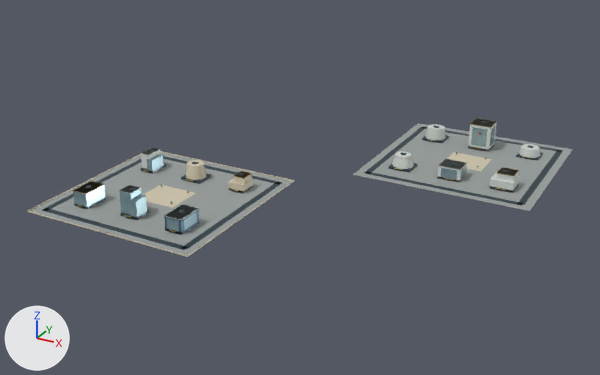
Before and after pictures for a commit that changed the glTF model web/public/assets/3d/ampliworld/GC-CITY-2030/GC-TILE-02-25.glb.
Both versions are drawn from a camera (50 mm lens) standing at (-7341.0, -11291.0, 615.0) and looking at (-8031.0, -10037.0, -12.0). The lights are fixed; the arrows at lower left show +X, +Y and +Z. The picture after the commit comes second. Where no turn or scale is listed for an object, it has been applied to the vertices. Vertices at exactly the same position are counted once.

In view in the first picture: 'GC-TILE-02-25-blue', 'GC-TILE-02-25-dark', 'GC-TILE-02-25-glass', 'GC-TILE-02-25-gold', 'GC-TILE-02-25-ivory', 'GC-TILE-02-25-paving', 'GC-TILE-02-25-white'.
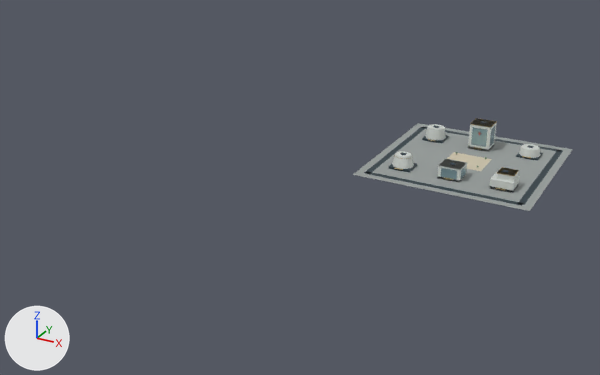
Diff of the bpy script that builds the scene:
```diff
--- a/web/public/assets/3d/ampliworld/GC-CITY-2030/GC-TILE-02-25.glb.py
+++ b/web/public/assets/3d/ampliworld/GC-CITY-2030/GC-TILE-02-25.glb.py
@@ me_mesh_0 @@
 # used by ob_gc_tile_02_25_paving; location = (0.0, 0.0, 0.0)
-me_mesh_0.from_pydata(...)  # 16 vertices, 24 faces; spans x -8379.0..-7621.0, y -10379.0..-9621.0, z 0.0
+me_mesh_0.from_pydata(...)  # 8 vertices, 12 faces; spans x -7959.0..-7621.0, y -9959.0..-9621.0, z 0.0
+# me_mesh_0 part 1: the loose piece of 8 vertices spanning x -8379.0..-8041.0, y -10379.0..-10041.0, z 0.0 is deleted
 me_mesh_0.materials.append(mat_paving)
@@ me_mesh_1 @@
 # used by ob_gc_tile_02_25_dark; location = (0.0, 0.0, 0.0)
-me_mesh_1.from_pydata(...)  # 256 vertices, 384 faces; spans x -8364.0..-7636.0, y -10364.0..-9636.0, z 0.0..54.0
+me_mesh_1.from_pydata(...)  # 128 vertices, 192 faces; spans x -7944.0..-7636.0, y -9944.0..-9636.0, z 0.0..54.0
+# me_mesh_1 part 2: 16 loose pieces with 128 vertices, spanning x -8364.0..-8056.0, y -10364.0..-10056.0, z 0.0..47.0, are deleted
 me_mesh_1.materials.append(mat_dark)
@@ me_mesh_2 @@
 # used by ob_gc_tile_02_25_ivory; location = (0.0, 0.0, 0.0)
-me_mesh_2.from_pydata(...)  # 94 vertices, 148 faces; spans x -8380.0..-7750.0, y -10380.0..-9754.0, z 0.0..31.0
+me_mesh_2.from_pydata(...)  # 8 vertices, 12 faces; spans x -7830.0..-7750.0, y -9826.0..-9754.0, z 0.0
+# me_mesh_2 part 3: 9 loose pieces with 86 vertices, spanning x -8380.0..-8040.0, y -10380.0..-10040.0, z 0.0..31.0, are deleted
 me_mesh_2.materials.append(mat_ivory)
@@ me_mesh_5 @@
 # used by ob_gc_tile_02_25_white; location = (0.0, 0.0, 0.0)
-me_mesh_5.from_pydata(...)  # 138 vertices, 228 faces; spans x -8324.0..-7668.0, y -10323.0..-9678.0, z 0.0..53.0
+me_mesh_5.from_pydata(...)  # 106 vertices, 180 faces; spans x -7910.0..-7668.0, y -9898.0..-9678.0, z 0.0..53.0
+# me_mesh_5 part 4: the loose piece of 8 vertices spanning x -8324.0..-8305.0, y -10135.0..-10101.0, z 0.0..35.0 is deleted
+# me_mesh_5 part 5: the loose piece of 8 vertices spanning x -8127.0..-8093.0, y -10323.0..-10273.0, z 27.0..28.0 is deleted
+# me_mesh_5 part 6: the loose piece of 8 vertices spanning x -8229.0..-8204.0, y -10312.0..-10284.0, z 46.0 is deleted
+# other edits to the shape of me_mesh_5 do not show in these pictures
 me_mesh_5.materials.append(mat_white)
@@ me_mesh_6 @@
 # used by ob_gc_tile_02_25_gold; location = (0.0, 0.0, 0.0)
-me_mesh_6.from_pydata(...)  # 408 vertices, 696 faces; spans x -8325.0..-7670.0, y -10380.0..-9678.0, z 0.0..53.0
+me_mesh_6.from_pydata(...)  # 262 vertices, 456 faces; spans x -7909.0..-7670.0, y -9902.0..-9678.0, z 4.0..53.0
+# me_mesh_6 part 7: 13 loose pieces with 146 vertices, spanning x -8325.0..-8095.0, y -10380.0..-10100.0, z 0.0..30.0, are deleted
 me_mesh_6.materials.append(mat_gold)
@@ me_mesh_7 @@
 # used by ob_gc_tile_02_25_glass; location = (0.0, 0.0, 0.0)
-me_mesh_7.from_pydata(...)  # 160 vertices, 240 faces; spans x -8325.0..-7768.0, y -10323.0..-9678.0, z 0.0..47.0
+me_mesh_7.from_pydata(...)  # 64 vertices, 96 faces; spans x -7812.0..-7768.0, y -9898.0..-9678.0, z 5.0..47.0
+# me_mesh_7 part 8: 12 loose pieces with 96 vertices, spanning x -8325.0..-8093.0, y -10323.0..-10105.0, z 0.0..46.0, are deleted
 me_mesh_7.materials.append(mat_glass)
@@ ob_gc_tile_02_25_blue @@
-ob_gc_tile_02_25_blue = bpy.data.objects.new('GC-TILE-02-25-blue', me_mesh_9)
-ob_gc_tile_02_25_blue.location = (0.0, 0.0, 0.0)
```

Location of each change, [x1, y1, x2, y2] in pixels of the pictures (600 x 375 px):
'GC-TILE-02-25-paving', reshaped (59% narrower, 34% shorter): before [30, 123, 573, 256]; after [353, 123, 573, 211]
'GC-TILE-02-25-dark', reshaped (62% narrower, 34% shorter): before [42, 121, 563, 250]; after [364, 121, 563, 206]
'GC-TILE-02-25-ivory', reshaped: before [27, 151, 492, 257]; after [447, 152, 492, 171]
'GC-TILE-02-25-white', reshaped (65% narrower, 26% shorter): before [119, 118, 540, 220]; after [392, 118, 540, 193]
'GC-TILE-02-25-glass', reshaped (87% narrower, 48% shorter): before [73, 125, 496, 232]; after [441, 125, 496, 180]
'GC-TILE-02-25-gold', reshaped (70% narrower, 38% shorter): before [72, 118, 531, 235]; after [394, 118, 531, 190]
'GC-TILE-02-25-blue', deleted: before [164, 205, 199, 235]
part 1 of me_mesh_0, deleted: before [30, 152, 292, 256]
part 2 of me_mesh_1, deleted: before [42, 150, 282, 250]
part 3 of me_mesh_2, deleted: before [27, 151, 295, 257]
part 4 of me_mesh_5, deleted: before [141, 148, 160, 169]
part 5 of me_mesh_5, deleted: before [164, 204, 199, 220]
part 6 of me_mesh_5, deleted: before [119, 185, 140, 194]
part 7 of me_mesh_6, deleted: before [72, 170, 252, 235]
part 8 of me_mesh_7, deleted: before [73, 154, 197, 232]
